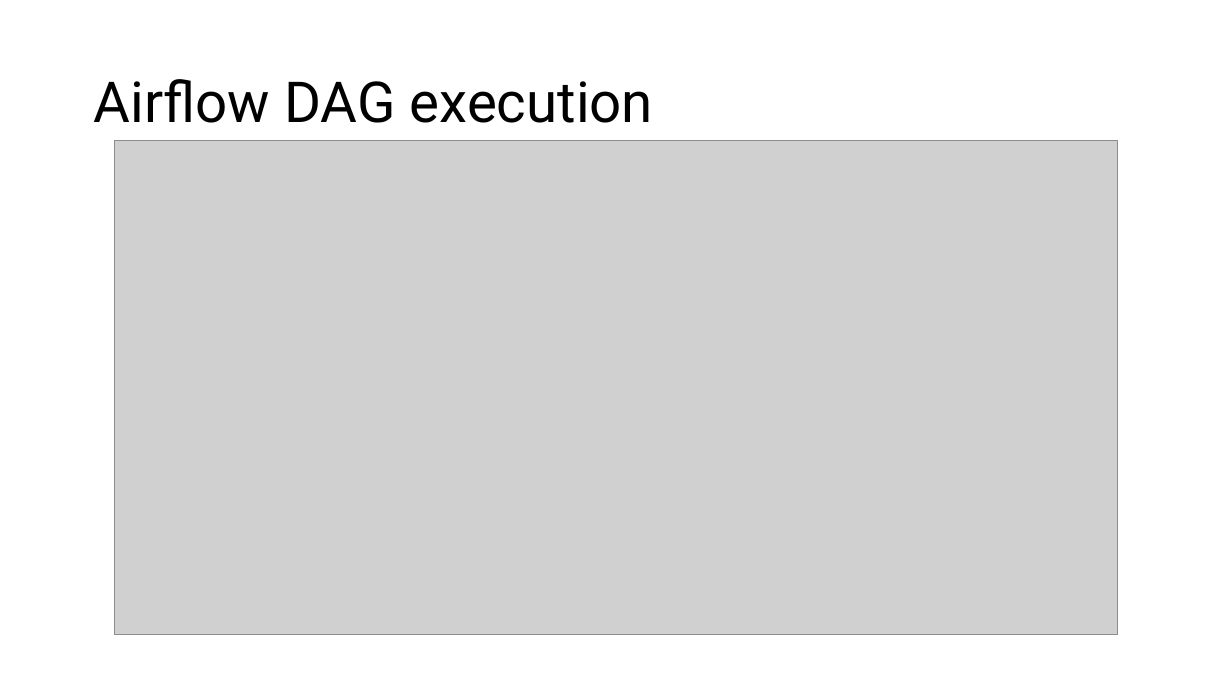
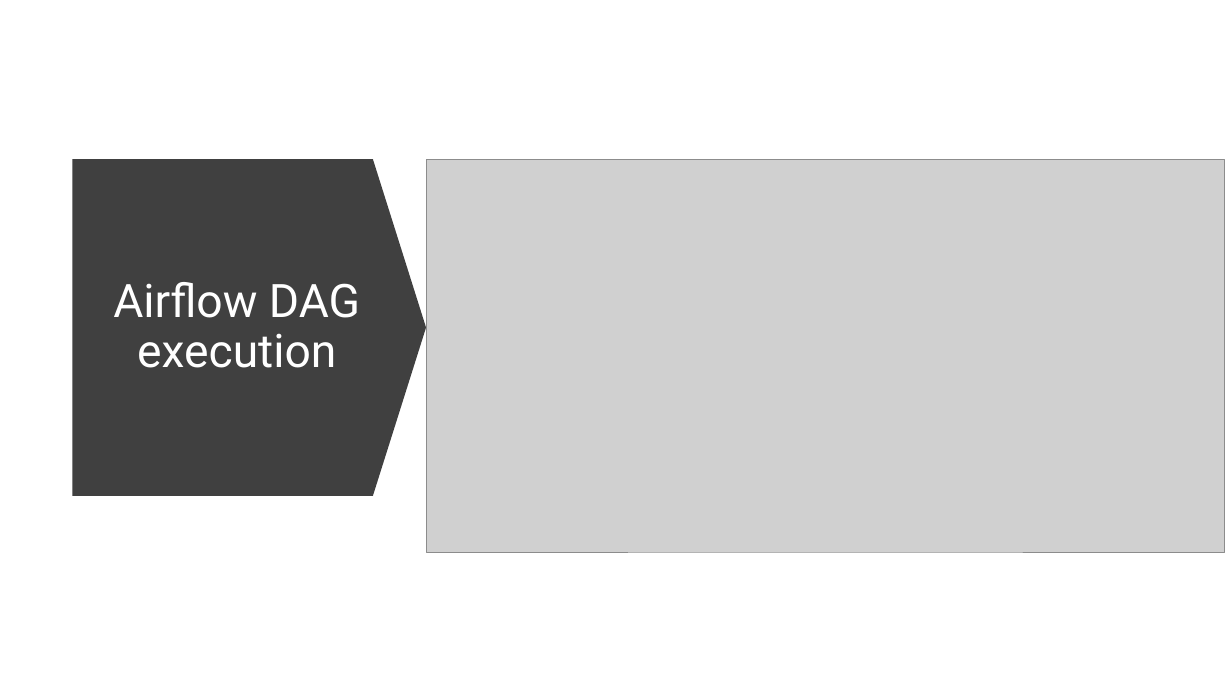
Before and after one commit to za250120548/M_SC_BIGDATA_ERT2025, a slide deck: slide 8 of Unidad_3/work/Unidad3_Evidence.pptx. Drawn at 1232x693 pixels with LibreOffice and Linux fonts; fonts in the diff are those of the drawing; grey boxes stand for pictures. Boxes give left, top, right and bottom in pixels: in the first picture for what was removed or moved away, otherwise in the second. Text is boxed around its words. In the diff, an @@ line names an element or a change of style, - is before the commit and + after.

Commit message:
add name and format to the Unidad3 evidence ppt

```diff
--- a/Unidad_3/work/Unidad3_Evidence.pptx
+++ b/Unidad_3/work/Unidad3_Evidence.pptx
@@ down arrow added at [73,159,427,496], fill #404040 @@
@@ picture: place and size @@
-picture at [115,140,1117,635]
+picture at [426,159,1225,552]
@@ title "Airflow DAG execution": place and size @@
-title "Airflow DAG execution" at [94,79,653,123]
+title "Airflow DAG execution" at [113,282,360,368]
@@ title "Airflow DAG execution" at [113,282,360,368]: size 44 to 36 pt, text colour #000000 to #FFFFFF; alignment left to centre @@
```
Also in this commit, not shown: 6 other slides changed.
